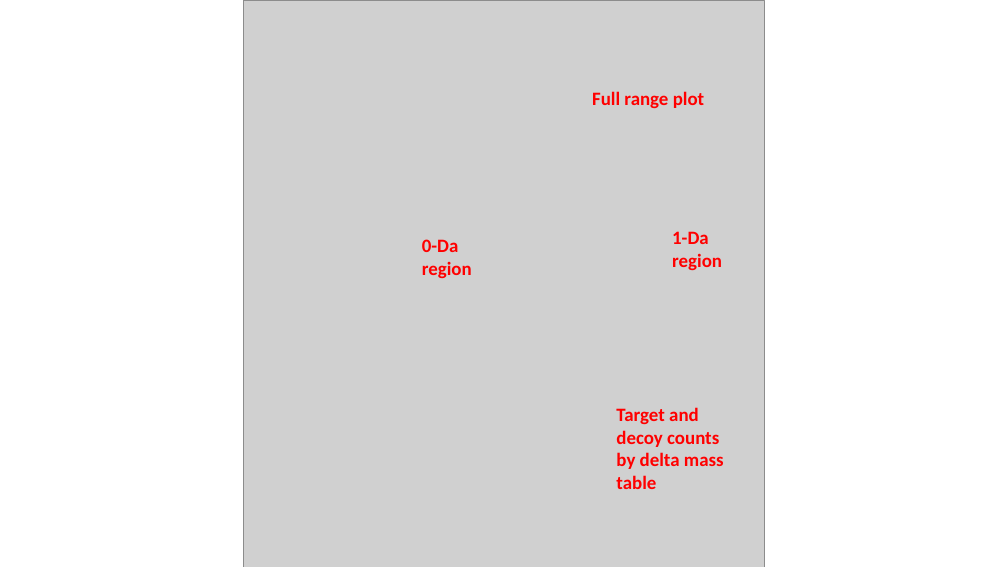
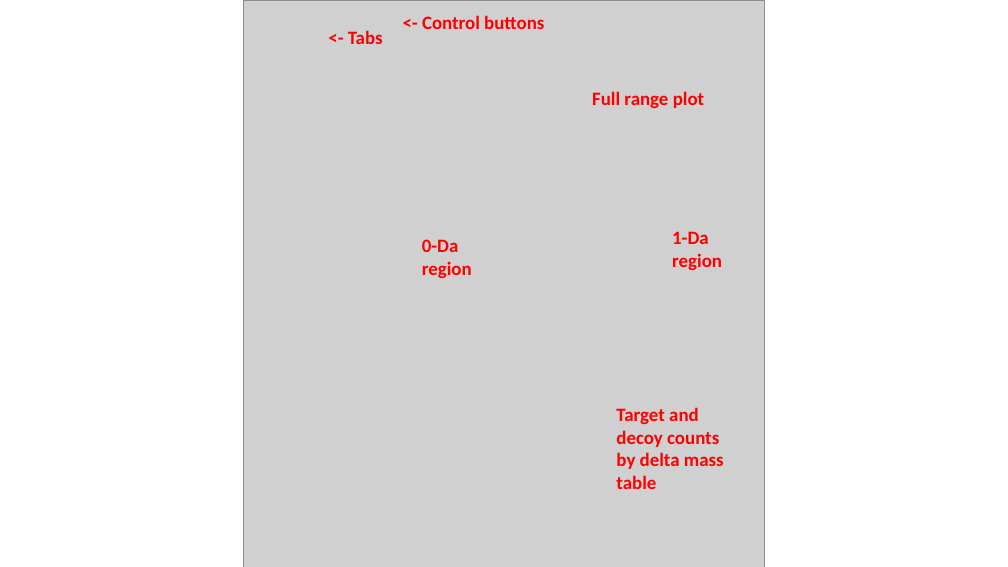
Before and after one commit to pwilmart/PAW_pipeline, a slide deck: slide 11 of histo_GUI_guide.pptx. Drawn at 1008x567 pixels with LibreOffice and Linux fonts; fonts in the diff are those of the drawing; grey boxes stand for pictures. Boxes give left, top, right and bottom in pixels: in the first picture for what was removed or moved away, otherwise in the second. Text is boxed around its words. In the diff, an @@ line names an element or a change of style, - is before the commit and + after.

```diff
--- a/histo_GUI_guide.pptx
+++ b/histo_GUI_guide.pptx
@@ text added at box(422, 15, 544, 29), 18 pt, text #FF0000, bold @@
+<- Control buttons
@@ text added at box(348, 30, 383, 44), 18 pt, text #FF0000, bold @@
+<- Tabs
```
Also in this commit, not shown: 1 other slide changed, 1 slide added, 4 other files.
